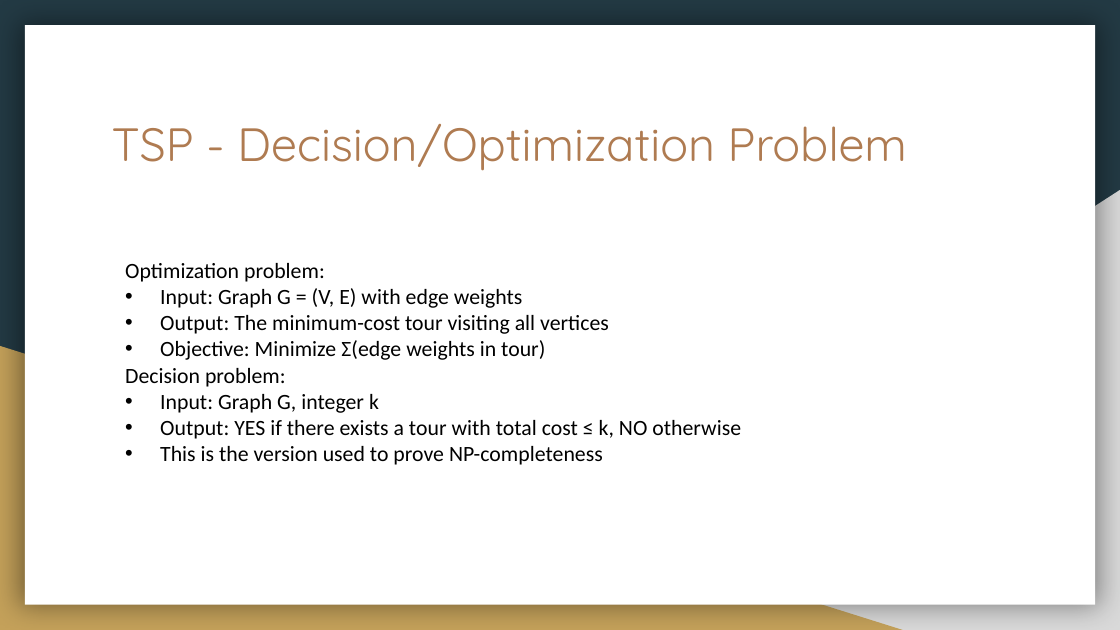
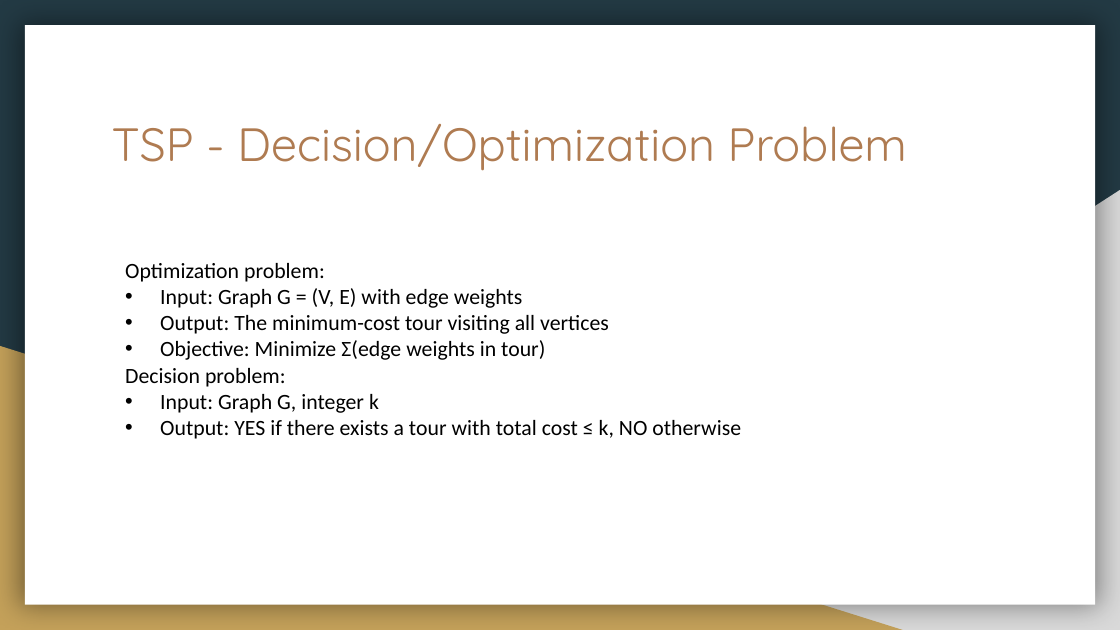
Before and after one commit to Connor-Donegan7/CS_412_Final_Project, a slide deck: slide 3 of problem_presentation/CS412 - final project presentation TSP .pptx. Drawn at 1120x630 pixels with LibreOffice and Linux fonts; fonts in the diff are those of the drawing. Boxes give left, top, right and bottom in pixels: in the first picture for what was removed or moved away, otherwise in the second. Text is boxed around its words. In the diff, an @@ line names an element or a change of style, - is before the commit and + after.

```diff
--- a/problem_presentation/CS412 - final project presentation TSP .pptx
+++ b/problem_presentation/CS412 - final project presentation TSP .pptx
@@ text at (160, 446, 603, 465): paragraph removed @@
-  • This is the version used to prove NP-completeness
```
